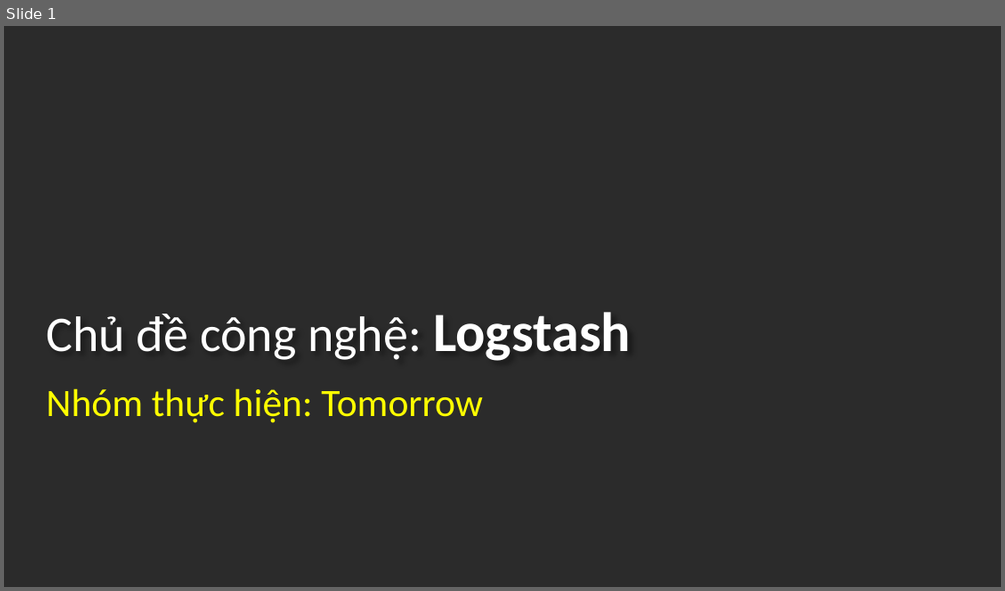
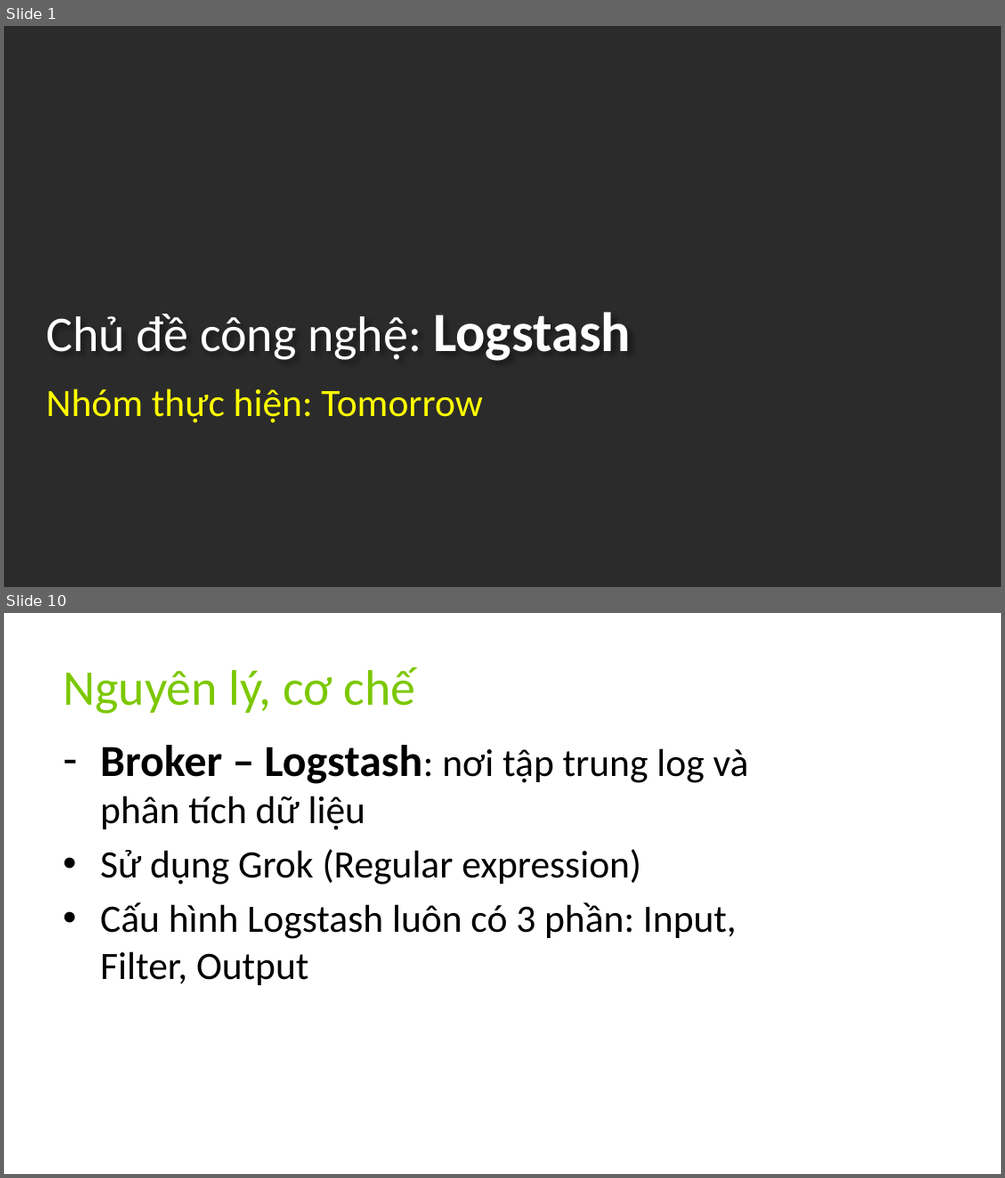
Before and after one commit to 1412574/Tomorrow_QuanLyXeKhach, a slide deck: LogStash/Slide_Logstash.pptx. Shown one above the other, each under a label of ours: slide 1 before the commit, slides 1 and 10 after it; the slides between them are not shown. The pictures are 1005x591 and 1005x1178 pixels, drawn with LibreOffice and Linux fonts; fonts in the diff are those of the drawing; background and template pictures are left out; a plain dark background stands for a picture behind light text. Boxes give left, top, right and bottom in pixels: in the first picture for what was removed or moved away, otherwise in the second. Text is boxed around its words. In the diff, an @@ line names an element or a change of style, - is before the commit and + after.

Commit message:
edit slide logstash

```diff
--- a/LogStash/Slide_Logstash.pptx
+++ b/LogStash/Slide_Logstash.pptx
@@ slide 10 added at [4, 613, 1001, 1174], background picture (left out) @@
@@ title added at [63, 667, 416, 714], 36 pt, text #7CC800 @@
+Nguyên lý, cơ chế
@@ text added at [100, 745, 749, 985], 28 pt, text #000000 @@
+– Broker – Logstash: nơi tập trung log và phân tích dữ liệu
+• Sử dụng Grok (Regular expression)
+• Cấu hình Logstash luôn có 3 phần: Input, Filter, Output
```
Also in this commit, not shown: 2 slides changed, 11 other slides added, 6 slides removed.
